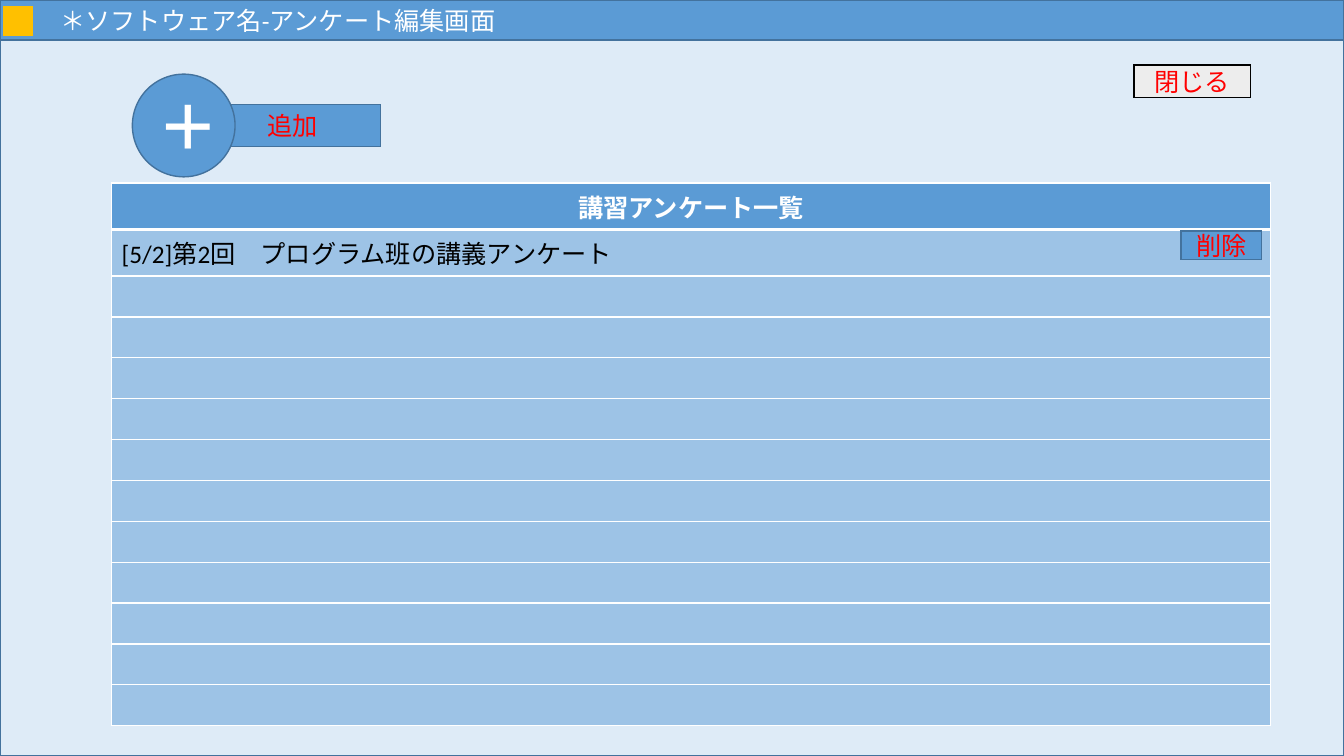
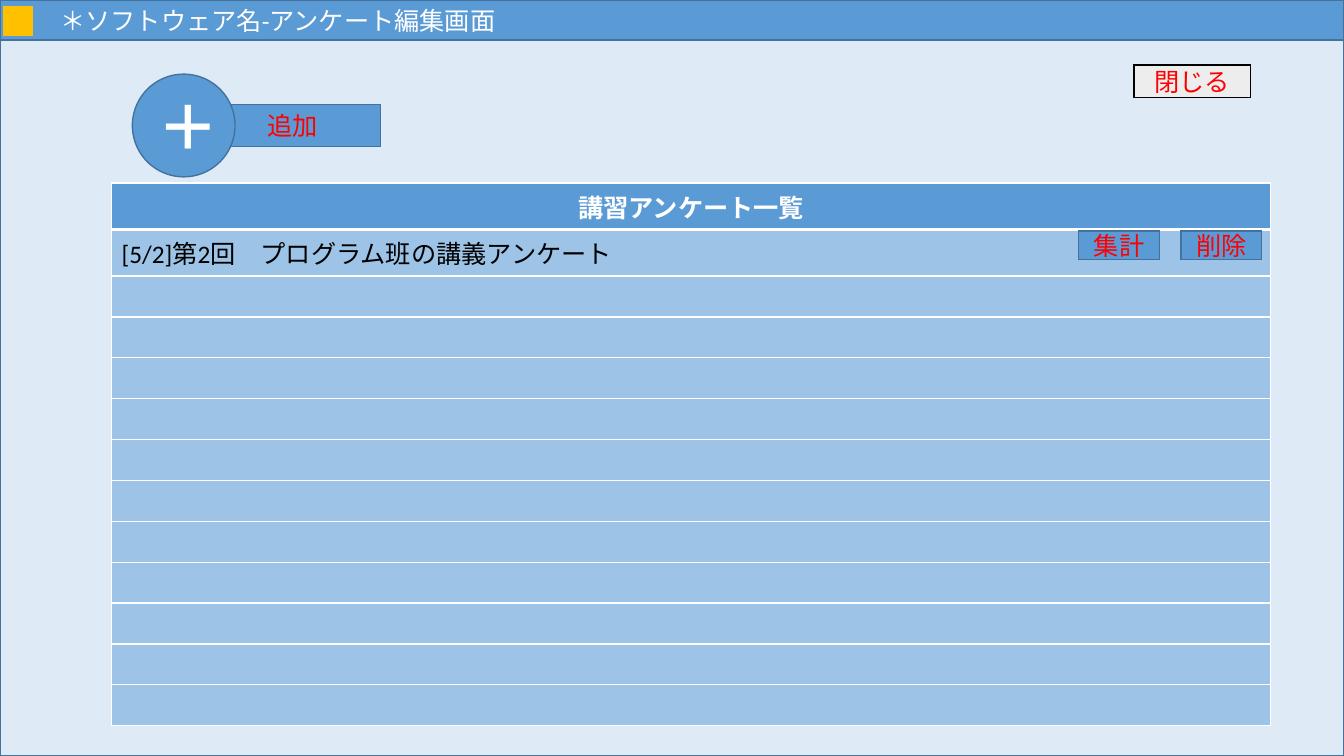
Before and after one commit to MNB-oda/MNB, a slide deck: slide 50 of 提出課題/外部設計書/画面設計.pptx. Drawn at 1344x756 pixels with LibreOffice and Linux fonts; fonts in the diff are those of the drawing. Boxes give left, top, right and bottom in pixels: in the first picture for what was removed or moved away, otherwise in the second. Text is boxed around its words. In the diff, an @@ line names an element or a change of style, - is before the commit and + after.

```diff
--- a/提出課題/外部設計書/画面設計.pptx
+++ b/提出課題/外部設計書/画面設計.pptx
@@ rectangle added at (1079, 231, 1159, 259), fill #5B9BD5, outline #43739E 1 pt, 18 pt, text #FF0000 @@
+集計
```
Also in this commit, not shown: 3 other slides changed.
